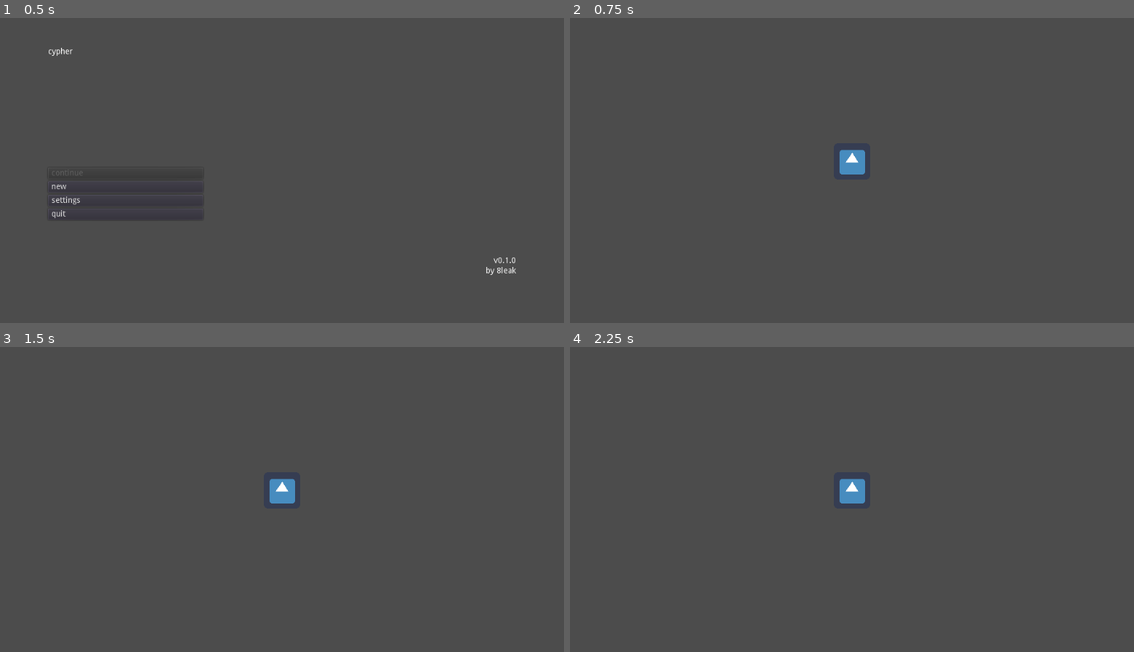
Above: before the commit, frames 1-4 (two rows, left to right).
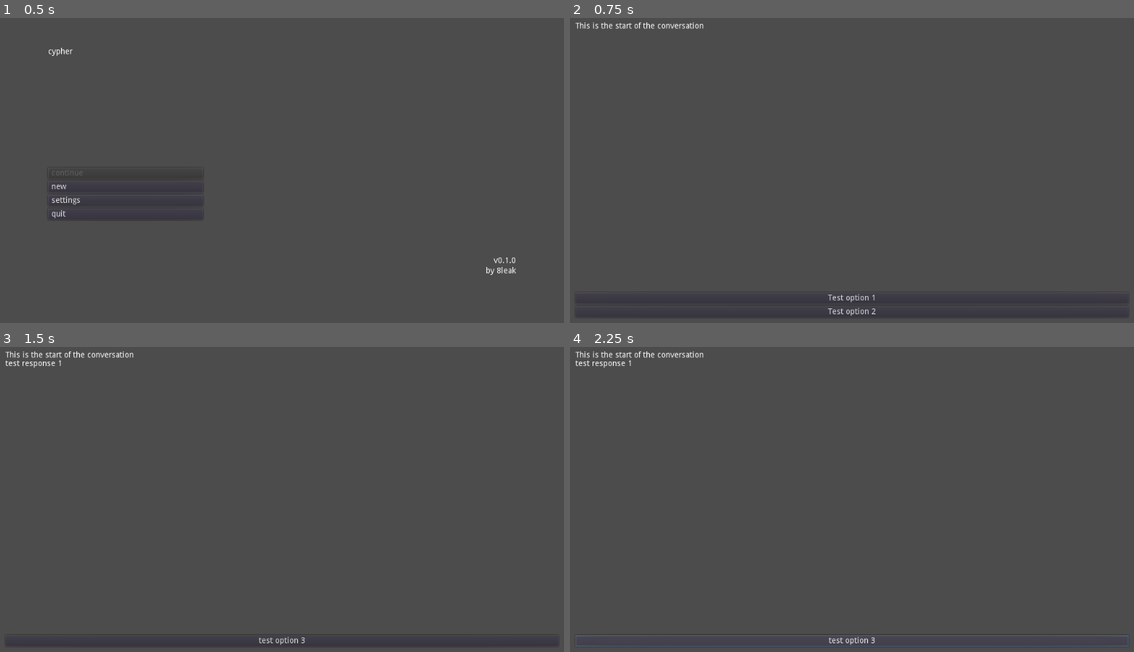
Above: after the commit, the same moments.

Repository: 8leak/cypher
Game: Godot game, scene res://scenes/menu_main.tscn
Same seed, same stepped clock (60 frames per second), same inputs: the game is played once before the commit and once after it. The engine's default icon, where the game draws it, is replaced by a stand-in: a white triangle on a blue panel in a dark square.
Inputs (mouse positions are in pixels of both pictures, inside the frame that each line leads up to):
- Up to frame 1 (0.5 s): no input
- Up to frame 2 (0.75 s): click "new" at 0.5 s
- Up to frame 3 (1.5 s): click (282, 627) at 1.25 s, where only the run after the commit has a clickable "Test option 1"
- Up to frame 4 (2.25 s): click (852, 639) at 2 s, where only the run after the commit has a clickable "test option 3"

Frame 1 is identical in both runs. In frame 2, 0.7% of the frame differs, in the area x 0-55%, y 1-98%; in frame 3, 0.7%; in frame 4, 1.0%, in the area x 0-99%, y 1-99%.

Commit message:
initial work on dialog system

Diff:
--- a/autoload/game.gd
+++ b/autoload/game.gd
@@ -1,6 +1,6 @@
 # the root game manager class
 # holds references to a lot of utility classes
-extends ColorRect
+extends Control
 
 const MOD_PATH = "user://mods/"
 const LOAD_ORDER_FILE_PATH = "user://mods/loadorder.txt"
--- a/project.godot
+++ b/project.godot
@@ -14,30 +14,30 @@
 "language": "GDScript",
 "path": "res://src/console.gd"
 }, {
+"base": "Reference",
+"class": "Conversation",
+"language": "GDScript",
+"path": "res://src/conversation.gd"
+}, {
 "base": "Button",
 "class": "InputEdit",
 "language": "GDScript",
-"path": "res://scenes/ui_input_edit.gd"
+"path": "res://src/ui_input_edit.gd"
 }, {
 "base": "GridContainer",
 "class": "KeyBindingsEdit",
 "language": "GDScript",
-"path": "res://scenes/ui_key_bindings_edit.gd"
+"path": "res://src/ui_key_bindings_edit.gd"
 }, {
 "base": "Reference",
 "class": "Logger",
 "language": "GDScript",
 "path": "res://src/logger.gd"
 }, {
-"base": "TileMap",
-"class": "Map",
-"language": "GDScript",
-"path": "res://scenes/scn_map.gd"
-}, {
 "base": "Button",
 "class": "QuitButton",
 "language": "GDScript",
-"path": "res://scenes/ui_quit_button.gd"
+"path": "res://src/ui_quit_button.gd"
 }, {
 "base": "Node",
 "class": "Scenes",
@@ -52,12 +52,12 @@
 "base": "Label",
 "class": "SliderLabel",
 "language": "GDScript",
-"path": "res://scenes/ui_slider_label.gd"
+"path": "res://src/ui_slider_label.gd"
 }, {
 "base": "Button",
 "class": "TransitionButton",
 "language": "GDScript",
-"path": "res://scenes/ui_transition_button.gd"
+"path": "res://src/ui_transition_button.gd"
 }, {
 "base": "Reference",
 "class": "Utils",
@@ -67,14 +67,14 @@
 "base": "Label",
 "class": "VersionLabel",
 "language": "GDScript",
-"path": "res://scenes/ui_version_label.gd"
+"path": "res://src/ui_version_label.gd"
 } ]
 _global_script_class_icons={
 "Console": "",
+"Conversation": "",
 "InputEdit": "",
 "KeyBindingsEdit": "",
 "Logger": "",
-"Map": "",
 "QuitButton": "",
 "Scenes": "",
 "Settings": "",
--- a/scenes/level_main.tscn
+++ b/scenes/level_main.tscn
@@ -1,39 +1,16 @@
 [gd_scene load_steps=4 format=2]
 
-[ext_resource path="res://resources/icon.png" type="Texture" id=1]
+[ext_resource path="res://scenes/ui_dialog_panel.tscn" type="PackedScene" id=1]
 [ext_resource path="res://scenes/menu_pause.tscn" type="PackedScene" id=2]
+[ext_resource path="res://src/level_main.gd" type="Script" id=3]
 
-[sub_resource type="GDScript" id=1]
-script/source = "class_name Map
-extends Node2D
-
-export(Dictionary) var data := {}
-
-
-func _init() -> void:
-	pass
-"
-
-[node name="MainLevel" type="TileMap"]
-format = 1
-script = SubResource( 1 )
+[node name="MainLevel" type="Node2D"]
+script = ExtResource( 3 )
 
 [node name="CanvasLayer" type="CanvasLayer" parent="."]
 
-[node name="TextureRect" type="TextureRect" parent="CanvasLayer"]
-anchor_left = 0.5
-anchor_top = 0.5
-anchor_right = 0.5
-anchor_bottom = 0.5
-margin_left = -32.0
-margin_top = -32.0
-margin_right = 32.0
-margin_bottom = 32.0
-texture = ExtResource( 1 )
-
 [node name="PauseMenu" parent="CanvasLayer" instance=ExtResource( 2 )]
 pause_mode = 2
-visible = false
 anchor_left = 0.5
 anchor_top = 0.5
 anchor_right = 0.5
@@ -42,3 +19,16 @@
 margin_top = -300.0
 margin_right = 512.0
 margin_bottom = 300.0
+
+[node name="MarginContainer" type="MarginContainer" parent="CanvasLayer"]
+anchor_right = 1.0
+anchor_bottom = 1.0
+custom_constants/margin_right = 25
+custom_constants/margin_top = 25
+custom_constants/margin_left = 25
+custom_constants/margin_bottom = 25
+__meta__ = {
+"_edit_use_anchors_": false
+}
+
+[node name="DialogPanel" parent="CanvasLayer/MarginContainer" instance=ExtResource( 1 )]
--- a/scenes/menu_main.tscn
+++ b/scenes/menu_main.tscn
@@ -1,9 +1,9 @@
 [gd_scene load_steps=6 format=2]
 
-[ext_resource path="res://scenes/ui_quit_button.gd" type="Script" id=1]
-[ext_resource path="res://scenes/ui_version_label.gd" type="Script" id=2]
+[ext_resource path="res://src/ui_quit_button.gd" type="Script" id=1]
+[ext_resource path="res://src/ui_version_label.gd" type="Script" id=2]
 [ext_resource path="res://resources/theme_main.tres" type="Theme" id=3]
-[ext_resource path="res://scenes/ui_transition_button.gd" type="Script" id=4]
+[ext_resource path="res://src/ui_transition_button.gd" type="Script" id=4]
 
 [sub_resource type="StyleBoxEmpty" id=1]
 
@@ -11,6 +11,9 @@
 anchor_right = 1.0
 anchor_bottom = 1.0
 theme = ExtResource( 3 )
+__meta__ = {
+"_edit_use_anchors_": false
+}
 
 [node name="MarginContainer" type="MarginContainer" parent="."]
 anchor_right = 1.0
--- a/scenes/menu_pause.tscn
+++ b/scenes/menu_pause.tscn
@@ -1,13 +1,12 @@
 [gd_scene load_steps=6 format=2]
 
-[ext_resource path="res://scenes/menu_pause.gd" type="Script" id=1]
+[ext_resource path="res://src/menu_pause.gd" type="Script" id=1]
 [ext_resource path="res://resources/theme_main.tres" type="Theme" id=2]
-[ext_resource path="res://scenes/ui_quit_button.gd" type="Script" id=3]
-[ext_resource path="res://scenes/ui_transition_button.gd" type="Script" id=4]
+[ext_resource path="res://src/ui_quit_button.gd" type="Script" id=3]
+[ext_resource path="res://src/ui_transition_button.gd" type="Script" id=4]
 [ext_resource path="res://scenes/ui_settings_edit.tscn" type="PackedScene" id=5]
 
 [node name="PauseMenu" type="PopupPanel"]
-visible = true
 anchor_right = 1.0
 anchor_bottom = 1.0
 theme = ExtResource( 2 )
@@ -18,6 +17,10 @@
 anchor_left = 0.458496
 anchor_right = 0.541504
 anchor_bottom = 1.0
+margin_left = -465.5
+margin_top = 4.0
+margin_right = 465.5
+margin_bottom = -4.0
 size_flags_horizontal = 4
 size_flags_vertical = 3
 size_flags_stretch_ratio = 1.75
@@ -27,31 +30,31 @@
 }
 
 [node name="ButtonMainMenu" type="Button" parent="VBoxContainer"]
-margin_top = 266.0
-margin_right = 85.0
-margin_bottom = 286.0
+margin_top = 262.0
+margin_right = 1016.0
+margin_bottom = 282.0
 text = "main menu"
 script = ExtResource( 4 )
 scene = "res://scenes/menu_main.tscn"
 
 [node name="ButtonSettings" type="Button" parent="VBoxContainer"]
-margin_top = 290.0
-margin_right = 85.0
-margin_bottom = 310.0
+margin_top = 286.0
+margin_right = 1016.0
+margin_bottom = 306.0
 text = "settings"
 
 [node name="ButtonQuit" type="Button" parent="VBoxContainer"]
-margin_top = 314.0
-margin_right = 85.0
-margin_bottom = 334.0
+margin_top = 310.0
+margin_right = 1016.0
+margin_bottom = 330.0
 text = "quit"
 script = ExtResource( 3 )
 
 [node name="PopupPanelSettings" type="PopupPanel" parent="."]
-margin_left = 72.0
-margin_top = 50.0
-margin_right = 792.0
-margin_bottom = 445.0
+margin_left = 4.0
+margin_top = 4.0
+margin_right = 1020.0
+margin_bottom = 596.0
 
 [node name="SettingsEdit" parent="PopupPanelSettings" instance=ExtResource( 5 )]
 anchor_right = 1.0
--- a/scenes/menu_settings.tscn
+++ b/scenes/menu_settings.tscn
@@ -1,8 +1,9 @@
 [gd_scene load_steps=6 format=2]
 
 [ext_resource path="res://scenes/ui_settings_edit.tscn" type="PackedScene" id=1]
-[ext_resource path="res://scenes/ui_transition_button.gd" type="Script" id=2]
+[ext_resource path="res://src/ui_transition_button.gd" type="Script" id=2]
 [ext_resource path="res://resources/theme_main.tres" type="Theme" id=3]
+
 
 [sub_resource type="Image" id=3]
 data = {
--- a/scenes/scn_map.gd
+++ /dev/null
@@ -1,6 +0,0 @@
-class_name Map
-extends TileMap
-
-
-func _ready() -> void:
-	pass
--- /dev/null
+++ b/scenes/ui_dialog_panel.tscn
@@ -0,0 +1,30 @@
+[gd_scene load_steps=2 format=2]
+
+[ext_resource path="res://src/ui_dialog_panel.gd" type="Script" id=1]
+
+[node name="DialogPanel" type="VBoxContainer"]
+margin_left = 25.0
+margin_top = 25.0
+margin_right = 999.0
+margin_bottom = 575.0
+script = ExtResource( 1 )
+__meta__ = {
+"_edit_use_anchors_": false
+}
+
+[node name="Output" type="RichTextLabel" parent="."]
+margin_right = 974.0
+margin_bottom = 546.0
+size_flags_vertical = 11
+text = "
+"
+fit_content_height = true
+__meta__ = {
+"_edit_use_anchors_": false
+}
+
+[node name="InputContainer" type="VBoxContainer" parent="."]
+margin_top = 550.0
+margin_right = 974.0
+margin_bottom = 550.0
+size_flags_vertical = 9
--- a/scenes/ui_settings_edit.tscn
+++ b/scenes/ui_settings_edit.tscn
@@ -1,8 +1,9 @@
 [gd_scene load_steps=4 format=2]
 
-[ext_resource path="res://scenes/ui_slider_label.gd" type="Script" id=1]
-[ext_resource path="res://scenes/ui_key_bindings_edit.gd" type="Script" id=2]
-[ext_resource path="res://scenes/ui_settings_edit.gd" type="Script" id=3]
+[ext_resource path="res://src/ui_slider_label.gd" type="Script" id=1]
+[ext_resource path="res://src/ui_key_bindings_edit.gd" type="Script" id=2]
+[ext_resource path="res://src/ui_settings_edit.gd" type="Script" id=3]
+
 
 [node name="SettingsEdit" type="TabContainer"]
 margin_right = 824.0
--- /dev/null
+++ b/src/conversation.gd
@@ -0,0 +1,40 @@
+class_name Conversation
+
+signal new_output(new_output)
+signal new_options(new_options)
+
+const test_data := {
+	0: {
+		"output": "test response 1",
+		"options": [{"text": "test option 3", "id": 2}]
+	},
+	1: {
+		"output": "test response 2",
+		"options": [{"text": "test option 4", "id": 3}]
+	}
+}
+
+func start() -> void:
+	emit_signal("new_output", "This is the start of the conversation")
+
+	var options = [
+		{
+			"text": "Test option 1",
+			"id": 0
+		},
+		{
+			"text": "Test option 2",
+			"id": 1
+		},
+	]
+
+	emit_signal("new_options", options)
+
+
+func select_option(id: int) -> void:
+	var data = test_data.get(id)
+	if not data:
+		return
+
+	emit_signal("new_output", data["output"])
+	emit_signal("new_options", data["options"])
--- /dev/null
+++ b/src/level_main.gd
@@ -0,0 +1,25 @@
+extends Node2D
+
+onready var dialog_panel := find_node("DialogPanel")
+var current_conversation := Conversation.new()
+
+
+func _ready() -> void:
+	current_conversation.connect("new_output", self, "_on_new_conversation_output")
+	current_conversation.connect("new_options", self, "_on_new_conversation_options")
+	dialog_panel.connect("option_button_pressed", self, "_on_dialog_panel_option_pressed")
+	current_conversation.start()
+
+
+func _on_new_conversation_output(new_output: String) -> void:
+	dialog_panel.add_output(new_output)
+
+
+func _on_new_conversation_options(options: Array) -> void:
+	dialog_panel.clear_option_buttons()
+	for option in options:
+		dialog_panel.add_option_button(option.text, option.id)
+
+
+func _on_dialog_panel_option_pressed(id: int) -> void:
+	current_conversation.select_option(id)
--- /dev/null
+++ b/src/ui_dialog_panel.gd
@@ -0,0 +1,28 @@
+extends VBoxContainer
+
+signal option_button_pressed(id)
+
+
+onready var output := get_node("Output")
+onready var _input_container := get_node("InputContainer")
+
+
+func add_output(output_text: String) -> void:
+	output.add_text("\n%s" % output_text)
+
+
+func add_option_button(label: String, id: int) -> void:
+	var new_button = Button.new()
+	new_button.text = label
+	new_button.set_meta("option_id", id)
+	new_button.connect("pressed", self, "_on_option_button_pressed", [new_button])
+	_input_container.add_child(new_button)
+
+
+func clear_option_buttons() -> void:
+	for child in _input_container.get_children():
+		child.queue_free()
+
+
+func _on_option_button_pressed(pressed_button: Button) -> void:
+	emit_signal("option_button_pressed", pressed_button.get_meta("option_id"))
--- a/scenes/ui_input_edit.gd
+++ b/src/ui_input_edit.gd
@@ -62,7 +62,7 @@
 func get_input_text(input_event: InputEvent) -> String:
 	if input_event is InputEventKey:
 		return input_event.as_text()
-	elif input_event is InputEventMouseButton:
+	if input_event is InputEventMouseButton:
 		var input_event_mouse: InputEventMouseButton = input_event
 		return MOUSE_BUTTON_TEXT[input_event_mouse.button_index - 1]
 	return input_event.as_text()
Renamed: scenes/menu_pause.gd -> src/menu_pause.gd
Renamed: scenes/ui_key_bindings_edit.gd -> src/ui_key_bindings_edit.gd
Renamed: scenes/ui_quit_button.gd -> src/ui_quit_button.gd
Renamed: scenes/ui_settings_edit.gd -> src/ui_settings_edit.gd
Renamed: scenes/ui_slider_label.gd -> src/ui_slider_label.gd
Renamed: scenes/ui_transition_button.gd -> src/ui_transition_button.gd
Renamed: scenes/ui_version_label.gd -> src/ui_version_label.gd
